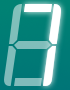
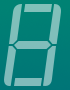
Layers edited between the first and the second 70×90 image:
pixels changed over [left=19, top=0, right=67, bottom=90] (layer not identified)
